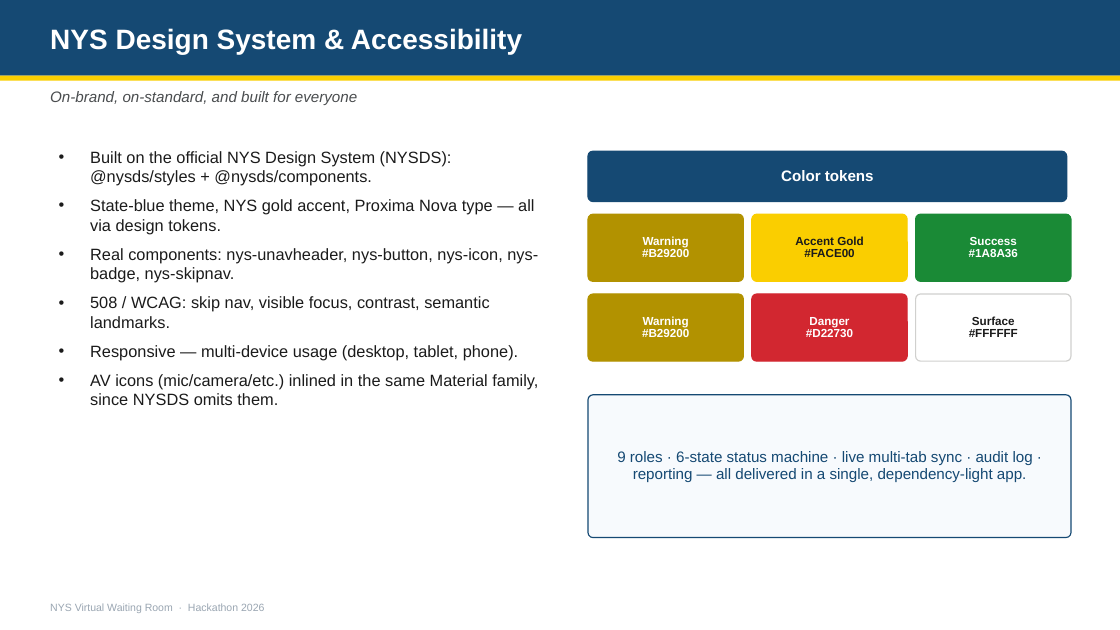
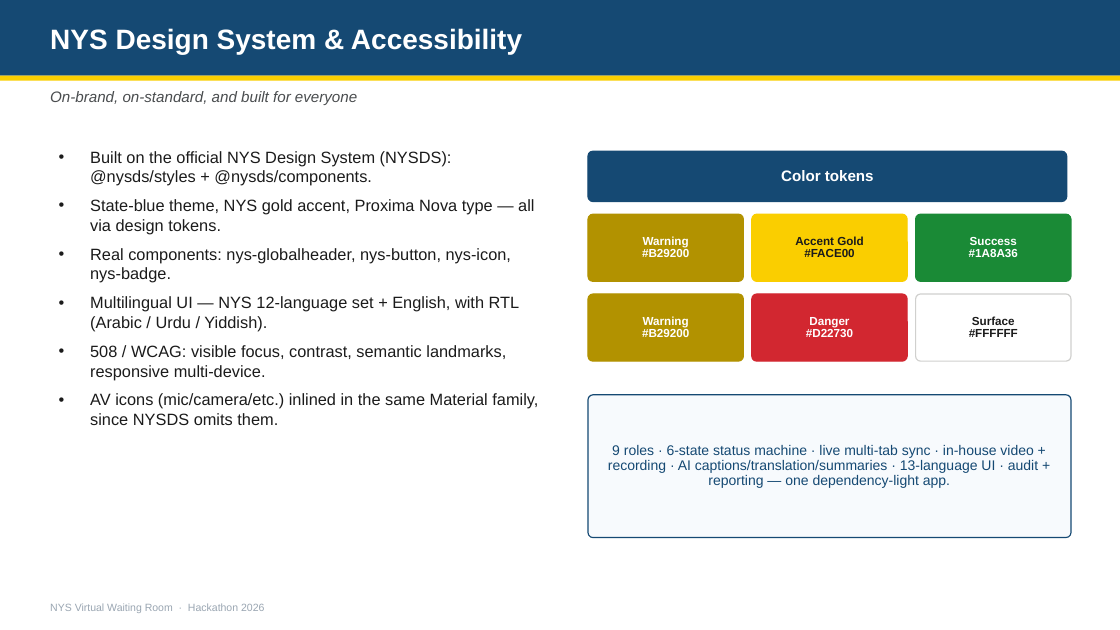
Before and after one commit to senugala46/nys-virtual-waiting-room, a slide deck: slide 9 of VWR-Pitch-Deck.pptx. Drawn at 1120x630 pixels with LibreOffice and Linux fonts; fonts in the diff are those of the drawing. Boxes give left, top, right and bottom in pixels: in the first picture for what was removed or moved away, otherwise in the second. Text is boxed around its words. In the diff, an @@ line names an element or a change of style, - is before the commit and + after.

```diff
--- a/VWR-Pitch-Deck.pptx
+++ b/VWR-Pitch-Deck.pptx
@@ text at (90, 248, 520, 380): text changed @@
-• Real components: nys-unavheader, nys-button, nys-icon, nys-badge, nys-skipnav.
-• 508 / WCAG: skip nav, visible focus, contrast, semantic landmarks.
-• Responsive — multi-device usage (desktop, tablet, phone).
+• Real components: nys-globalheader, nys-button, nys-icon, nys-badge.
+• Multilingual UI — NYS 12-language set + English, with RTL (Arabic / Urdu / Yiddish).
+• 508 / WCAG: visible focus, contrast, semantic landmarks, responsive multi-device.
@@ text in rounded rectangle at (608, 445, 1038, 488): text changed; size 13 to 12 pt @@
-9 roles · 6-state status machine · live multi-tab sync · audit log · reporting — all delivered in a single, dependency-light app.
+9 roles · 6-state status machine · live multi-tab sync · in-house video + recording · AI captions/translation/summaries · 13-language UI · audit + reporting — one dependency-light app.
```
Also in this commit, not shown: 3 other slides changed, 1 other file.
